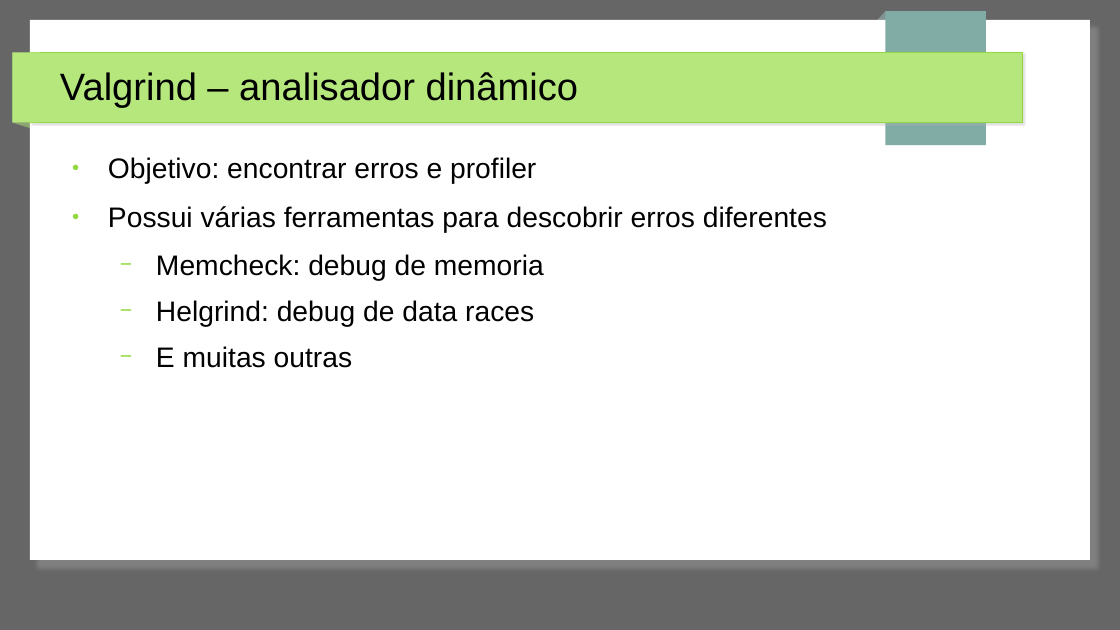
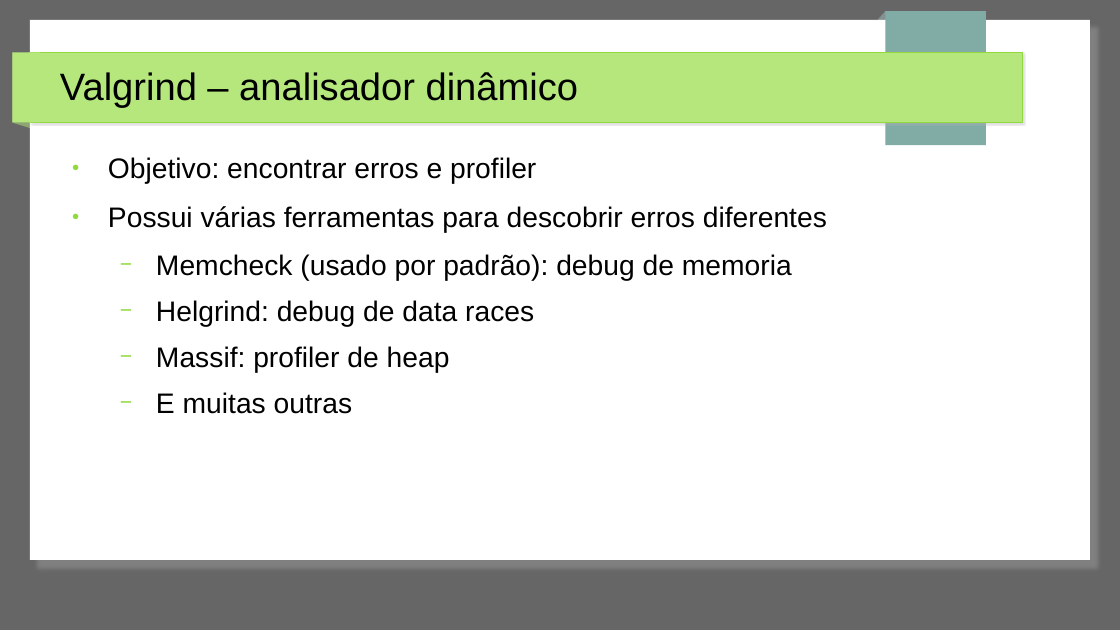
Before and after one commit to jpantonow/SB-T1-ANALISADORES, a slide deck: slide 17 of Slides.odp. Drawn at 1120x630 pixels with LibreOffice and Linux fonts; fonts in the diff are those of the drawing. Boxes give left, top, right and bottom in pixels: in the first picture for what was removed or moved away, otherwise in the second. Text is boxed around its words. In the diff, an @@ line names an element or a change of style, - is before the commit and + after.

Commit message:
mais valgrind

```diff
--- a/Slides.odp
+++ b/Slides.odp
@@ text at bbox=[156, 254, 792, 281]: text changed @@
-  − Memcheck: debug de memoria
+  − Memcheck (usado por padrão): debug de memoria
@@ text at bbox=[156, 346, 450, 373]: paragraph added @@
+  − Massif: profiler de heap
```
Also in this commit, not shown: 10 slides added, 1 other file.
